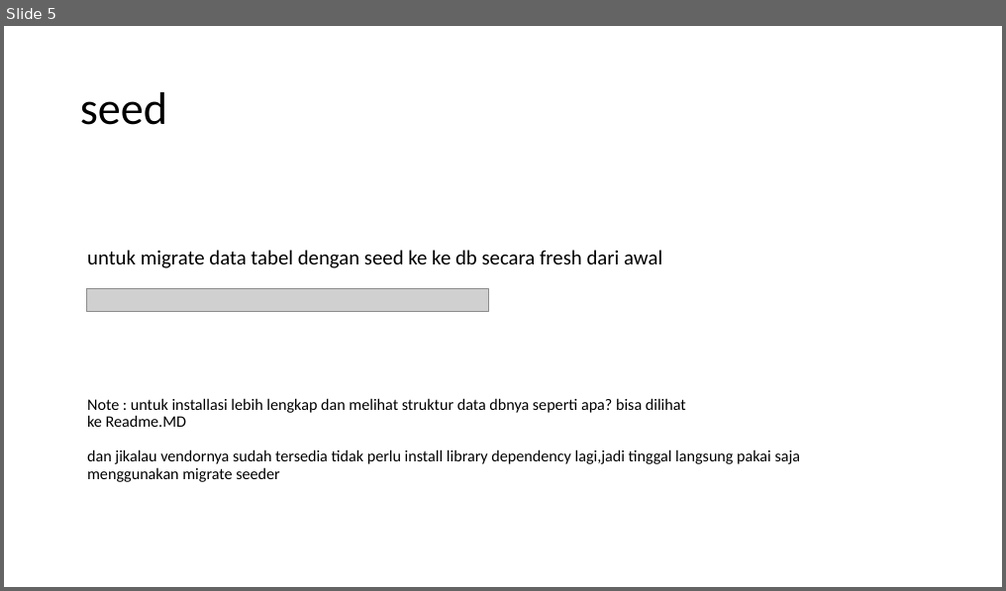
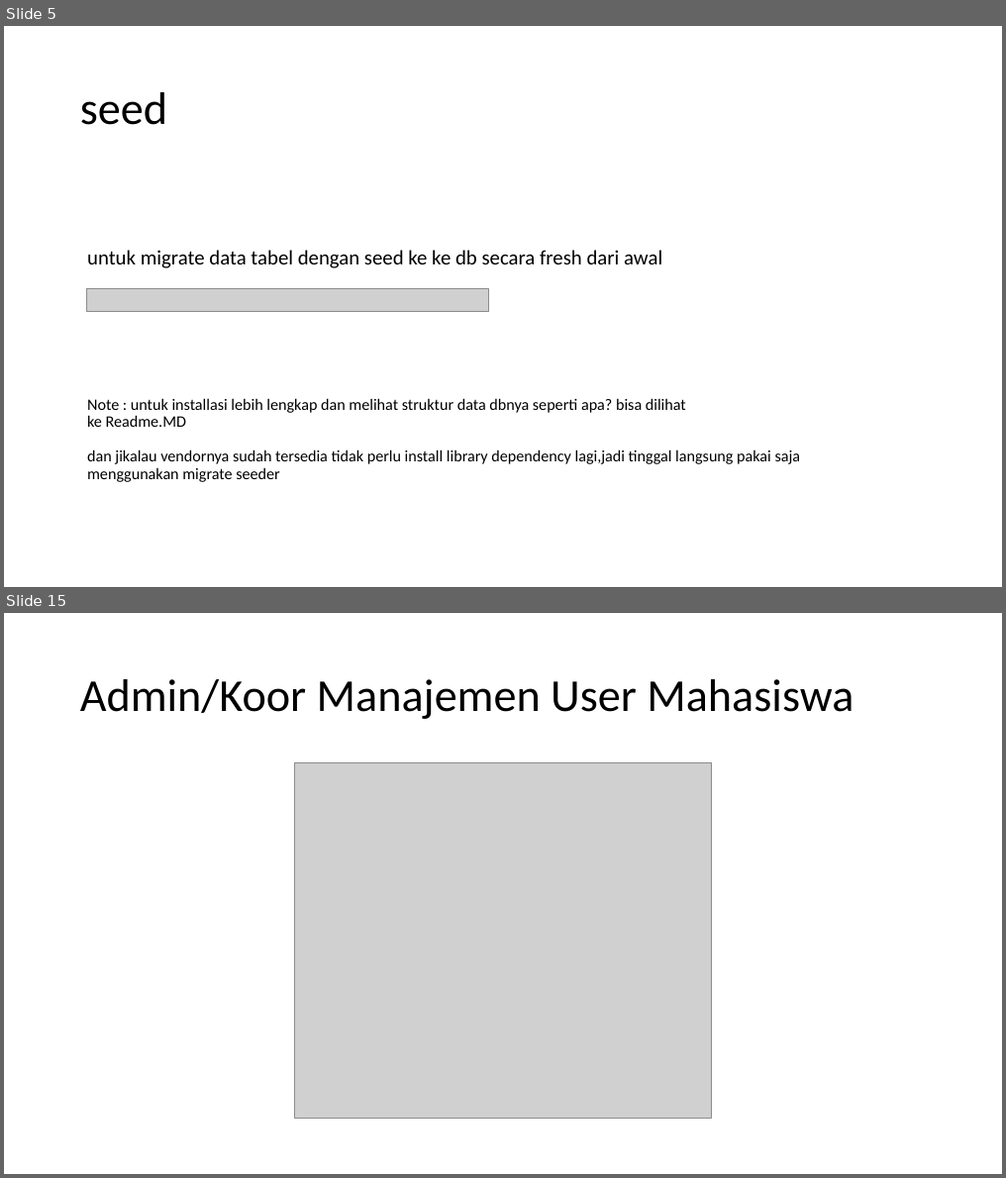
Before and after one commit to rulyce23/krs-app, a slide deck: Installation krs-app by ruly.pptx. Shown one above the other, each under a label of ours: slide 5 before the commit, slides 5 and 15 after it; the slides between them are not shown. The pictures are 1006x591 and 1006x1178 pixels, drawn with LibreOffice and Linux fonts; fonts in the diff are those of the drawing; grey boxes stand for pictures. Boxes give left, top, right and bottom in pixels: in the first picture for what was removed or moved away, otherwise in the second. Text is boxed around its words. In the diff, an @@ line names an element or a change of style, - is before the commit and + after.

```diff
--- a/Installation krs-app by ruly.pptx
+++ b/Installation krs-app by ruly.pptx
@@ slide 15 added at (4,613,1002,1174), background #FFFFFF @@
@@ title added at (80,679,853,719), 44 pt, text #000000 @@
+Admin/Koor Manajemen User Mahasiswa
@@ picture added at (294,762,712,1119) @@
```
Also in this commit, not shown: 10 other slides added.
